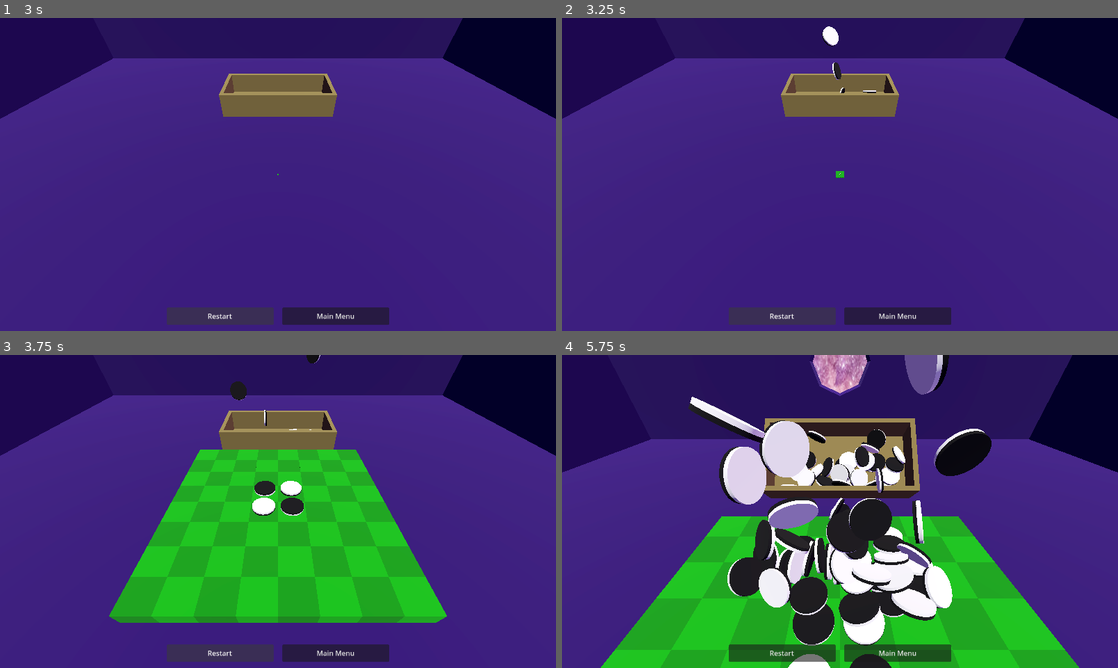
Above: before the commit, frames 1-4 (two rows, left to right).
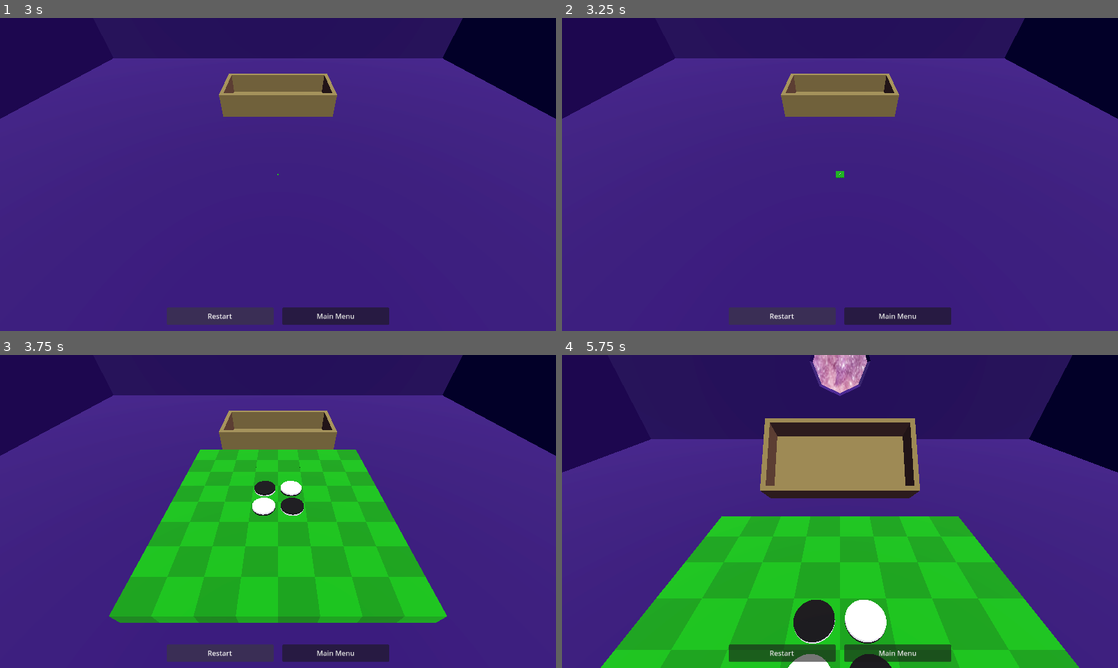
Above: after the commit, the same moments.

Repository: phrasmotica/othello
Game: Godot game, scene res://scenes/3d/main_menu_3d.tscn
Same seed, same stepped clock (60 frames per second), same inputs: the game is played once before the commit and once after it.
Inputs (mouse positions are in pixels of both pictures, inside the frame that each line leads up to):
- Up to frame 1 (3 s): move the mouse to (400, 158) at 0.52 s; hold C (peek_counter_box) 0.53-1.25 s; click (400, 158) at 0.67 s; click "Start Game" at 1.25 s; move the mouse to (166, 190) at 2.02 s; tap C (peek_counter_box) at 2.1 s; click (166, 190) at 2.17 s; click "Restart" at 2.75 s
- Up to frame 2 (3.25 s): no input
- Up to frame 3 (3.75 s): click "Restart" at 3.5 s
- Up to frame 4 (5.75 s): click "Restart" at 4.25 s; move the mouse to (895, 442) at 5.02 s; hold C (peek_counter_box) from 5.03 s (still down); click (895, 442) at 5.17 s

Frame 1 is identical in both runs. In frame 2, 0.2% of the frame differs, in the area x 46-57%, y 2-24%; in frame 3, 0.2%; in frame 4, 18%, in the area x 22-78%, y 0-93%.

Commit message:
After restarting, only respawn as many counters into the box as were played in the previous game

Diff:
--- a/scripts/3d/board_3d.gd
+++ b/scripts/3d/board_3d.gd
@@ -48,7 +48,7 @@
 
 signal state_changed(data: BoardStateData)
 signal flips_finished(indexes: Array[int])
-signal board_reset
+signal board_reset(old_state: BoardStateData, new_state: BoardStateData)
 
 func _ready() -> void:
 	if not Engine.is_editor_hint():
@@ -97,13 +97,15 @@
 		cell_data_pool.next_colour = colour
 
 func restart() -> void:
+	var current_state: BoardStateData
+
 	if board_state:
-		board_state.restart_game()
+		current_state = board_state.restart_game()
 
 	if board_creator:
 		board_creator.inject(initial_state, self)
 
-	board_reset.emit()
+	board_reset.emit(current_state, initial_state)
 
 func play_at(cell: BoardCell3D) -> void:
 	if cell:
--- a/scripts/3d/counter_box.gd
+++ b/scripts/3d/counter_box.gd
@@ -52,9 +52,12 @@
 
 		counter_spawner.spawn_amount = amount
 
-func _handle_board_reset() -> void:
-	# HIGH: spawn in the amount of counters that were removed from the
-	# board as part of the reset
+func _handle_board_reset(old_state: BoardStateData, new_state: BoardStateData) -> void:
+	var counters_removed := old_state.get_counter_count() - new_state.get_counter_count()
+	counter_spawner.spawn_amount = counters_removed
+
+	print("Respawning %d counter(s) that were placed on the board" % counters_removed)
+
 	start_spawn(true)
 
 func start_spawn(skip_finished := false) -> void:
--- a/scripts/board_state.gd
+++ b/scripts/board_state.gd
@@ -16,8 +16,12 @@
 		board_creator.cell_confirmed.connect(_handle_cell_confirmed)
 		board_creator.cell_injected.connect(_handle_cell_injected)
 
-func restart_game() -> void:
+func restart_game() -> BoardStateData:
+	var old_state := _current_state
+
 	_current_state = BoardStateData.new()
+
+	return old_state
 
 func set_next_colour(type: BoardStateData.CounterType) -> void:
 	_current_state.next_colour = type
--- a/scripts/board_state_data.gd
+++ b/scripts/board_state_data.gd
@@ -44,5 +44,11 @@
 func set_cell(key: int, data: BoardCellData) -> void:
 	cells_data[key] = data
 
+func get_counter_count() -> int:
+	return cells_data.values().filter(
+		func(d: BoardCellData) -> bool:
+			return d.has_counter()
+	).size()
+
 func get_remaining_cell_count() -> int:
-	return board_size.x * board_size.y - cells_data.size()
+	return board_size.x * board_size.y - get_counter_count()
--- a/scripts/turn_tracker.gd
+++ b/scripts/turn_tracker.gd
@@ -95,7 +95,7 @@
 	else:
 		_go_to_next_turn()
 
-func _handle_board_reset() -> void:
+func _handle_board_reset(_old_state: BoardStateData, _new_state: BoardStateData) -> void:
 	_has_game_ended = false
 
 	_next_turn_colour = starting_colour
